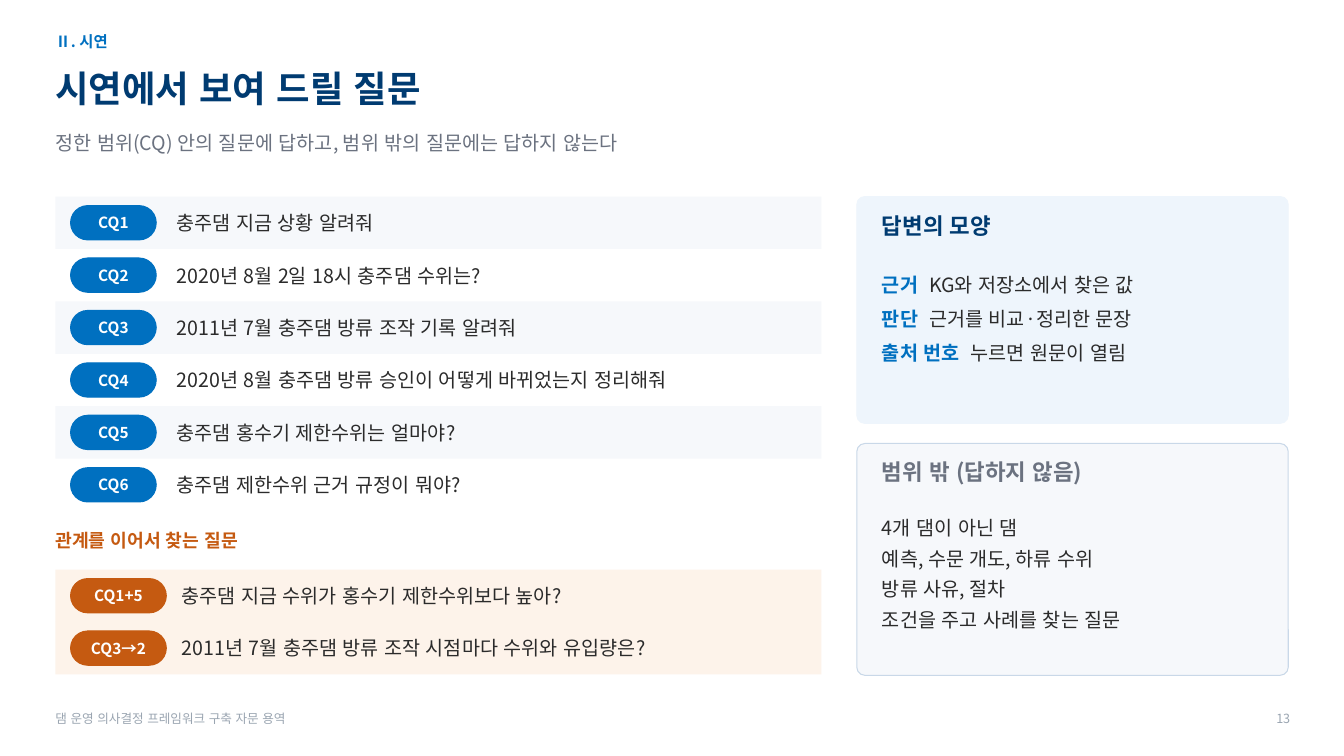
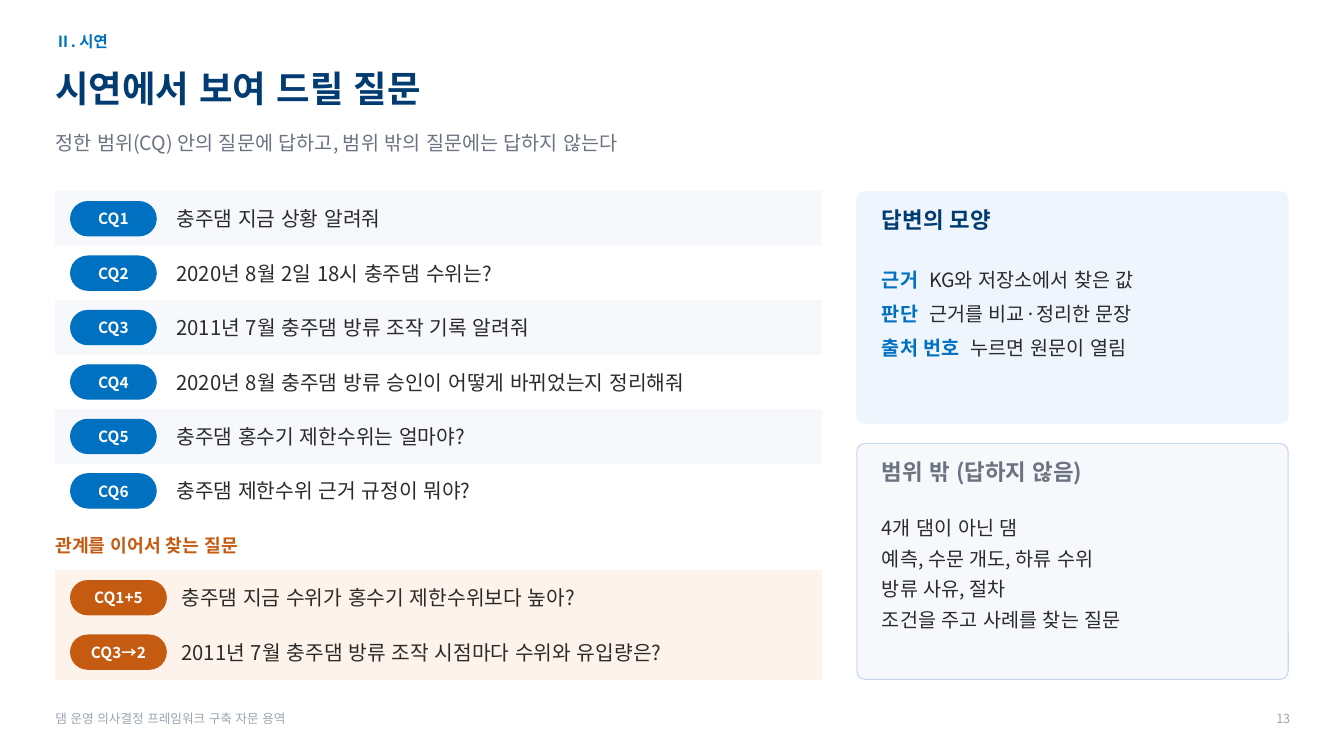
Before and after one commit to mkm1119/KGRAG-LLM, a slide deck: slide 13 of project_khnp/2026.11.26_한강수력본부_발표자료_초안.pptx. Drawn at 1344x756 pixels with LibreOffice and Linux fonts; fonts in the diff are those of the drawing; background and template pictures are left out. Boxes give left, top, right and bottom in pixels: in the first picture for what was removed or moved away, otherwise in the second. Text is boxed around its words. In the diff, an @@ line names an element or a change of style, - is before the commit and + after.

```diff
--- a/project_khnp/2026.11.26_한강수력본부_발표자료_초안.pptx
+++ b/project_khnp/2026.11.26_한강수력본부_발표자료_초안.pptx
@@ 2 texts, 1 rounded rectangle, 1 rectangle: place and size @@
-2 texts, 1 rounded rectangle, 1 rectangle at bbox=[55, 197, 991, 249]
+2 texts, 1 rounded rectangle, 1 rectangle at bbox=[55, 192, 991, 246]
@@ outline none to #F6F8FB 0.75 pt in 3 elements at bbox=[55, 300, 822, 355], bbox=[55, 409, 822, 464], bbox=[55, 192, 822, 246] @@
@@ rounded rectangle at bbox=[857, 192, 1289, 423]: proportions changed @@
@@ rounded rectangle: place and size @@
-rounded rectangle at bbox=[857, 197, 1289, 423]
+rounded rectangle at bbox=[857, 192, 1289, 423]
@@ text "근거 KG와 저장소에서 찾은 값": place and size @@
-text "근거 KG와 저장소에서 찾은 값" at bbox=[882, 275, 1134, 362]
+text "근거 KG와 저장소에서 찾은 값" at bbox=[882, 270, 1134, 357]
@@ rounded rectangle: place and size @@
-rounded rectangle at bbox=[857, 444, 1289, 676]
+rounded rectangle at bbox=[857, 444, 1289, 680]
@@ rounded rectangle at bbox=[857, 444, 1289, 680]: proportions changed @@
@@ size 14 to 14.5 pt in 8 elements at bbox=[176, 318, 529, 337], bbox=[181, 588, 575, 607], bbox=[176, 264, 492, 283], bbox=[176, 373, 684, 392], bbox=[176, 427, 465, 446], bbox=[176, 209, 380, 228], bbox=[181, 643, 661, 662], bbox=[176, 481, 471, 500] @@
@@ rectangle at bbox=[55, 571, 822, 625]: outline none to #FDF3EA 0.75 pt @@
@@ 4 texts, 3 rounded rectangles, 2 rectangles: place and size @@
-4 texts, 3 rounded rectangles, 2 rectangles at bbox=[55, 406, 822, 675]
+4 texts, 3 rounded rectangles, 2 rectangles at bbox=[55, 409, 822, 680]
@@ rectangle at bbox=[55, 625, 822, 680]: outline none to #FDF3EA 0.75 pt @@
```
Also in this commit, not shown: 13 other slides changed, 1 slide added, 1 slide removed, 5 other files.
